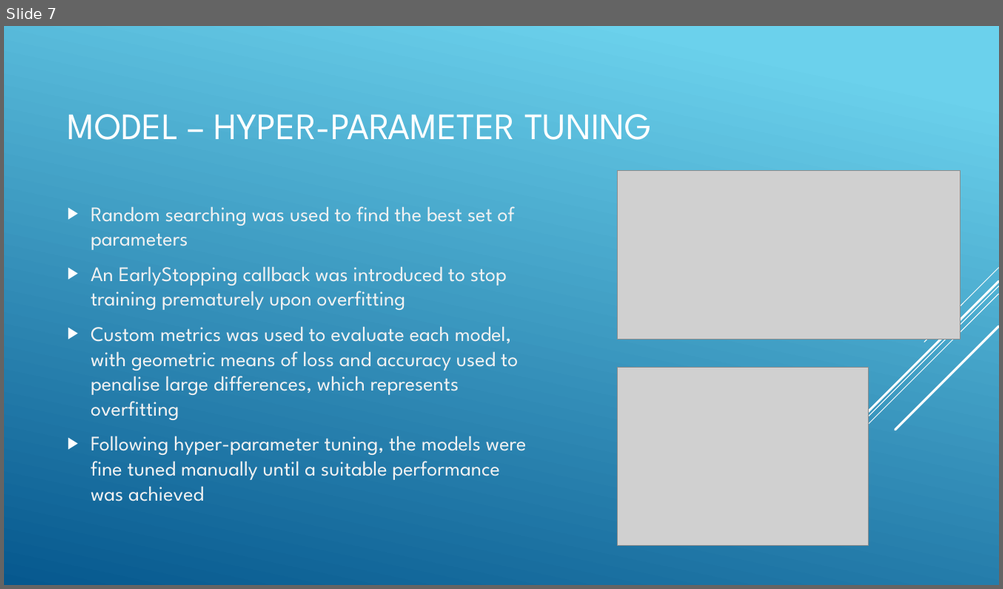
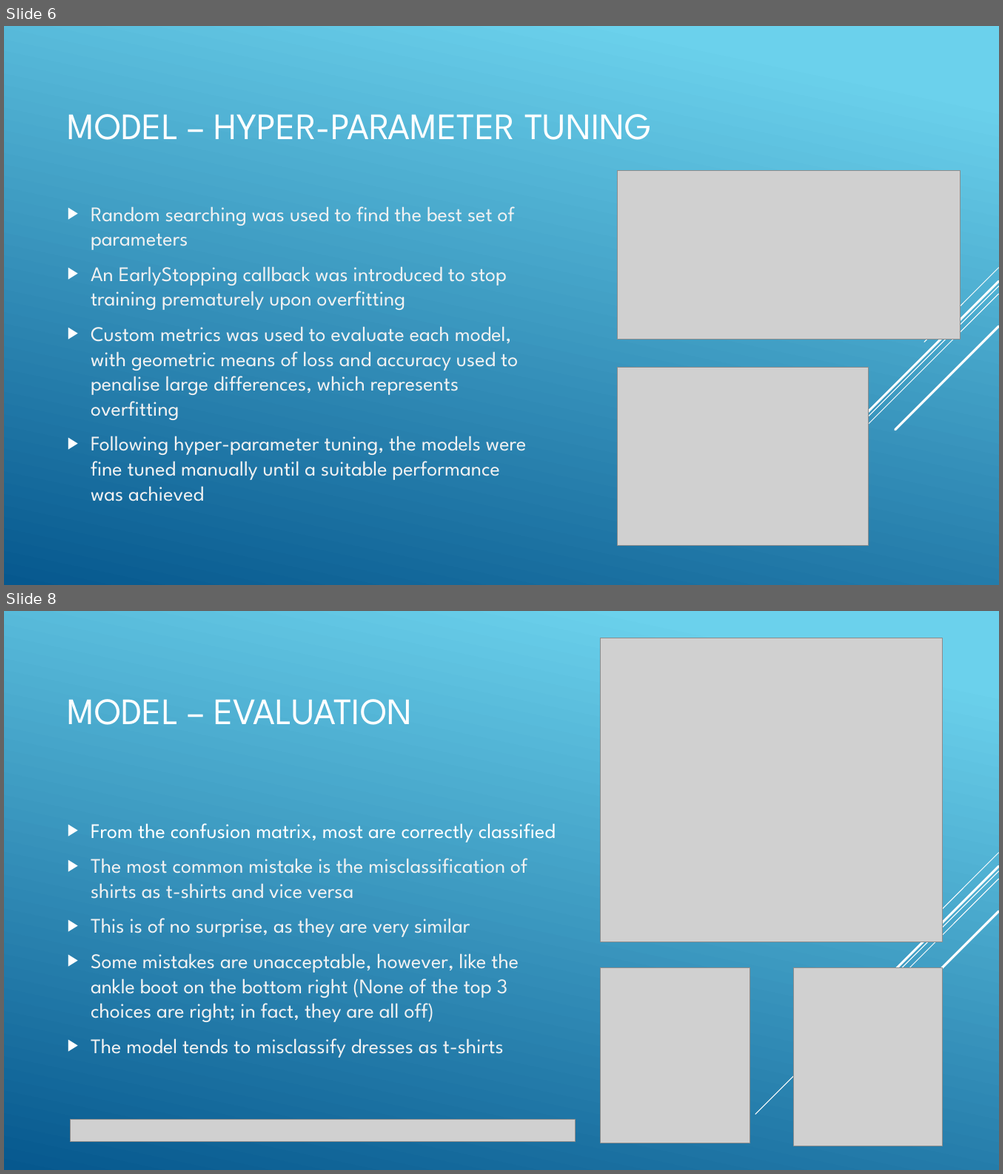
Before and after one commit to ethanolx/Fashion-CIFAR10-CV-py, a slide deck: doc/part-a.pptx. Shown one above the other, each under a label of ours: slide 7 before the commit, slides 6 and 8 after it; the slides between them are not shown. The pictures are 1003x589 and 1003x1174 pixels, drawn with LibreOffice and Linux fonts; fonts in the diff are those of the drawing; grey boxes stand for pictures. Boxes give left, top, right and bottom in pixels: in the first picture for what was removed or moved away, otherwise in the second. Text is boxed around its words. In the diff, an @@ line names an element or a change of style, - is before the commit and + after.

Commit message:
v1.0
 -  Base notebooks done (No conclusions)
 -  Updated all the documentation (besides readme)
 -  Added requirements.txt
 -  Cleaned up models folder

```diff
--- a/doc/part-a.pptx
+++ b/doc/part-a.pptx
@@ slide 8 added at box(4, 611, 999, 1170), background gradient #6ED2EB to #06588E; not listed: 5 template elements that a slide beside it also shows @@
@@ picture added at box(600, 638, 942, 943) @@
@@ title added at box(68, 699, 412, 725), 36 pt, text #FFFFFF @@
+MODEL – EVALUATION
@@ text added at box(91, 823, 555, 1058), 20 pt, text #F2F2F2 @@
+▶ From the confusion matrix, most are correctly classified
+▶ The most common mistake is the misclassification of shirts as t-shirts and vice versa
+▶ This is of no surprise, as they are very similar
+▶ Some mistakes are unacceptable, however, like the ankle boot on the bottom right (None of the top 3 choices are right; in fact, they are all off)
+▶ The model tends to misclassify dresses as t-shirts
@@ picture added at box(600, 968, 749, 1144) @@
@@ picture added at box(794, 968, 942, 1146) @@
@@ picture added at box(70, 1120, 575, 1142) @@
@@ what was slide 7 is now slide 6 @@
```
Also in this commit, not shown: 2 slides changed, 1 other slide added, 2 slides removed, 9 other files.
